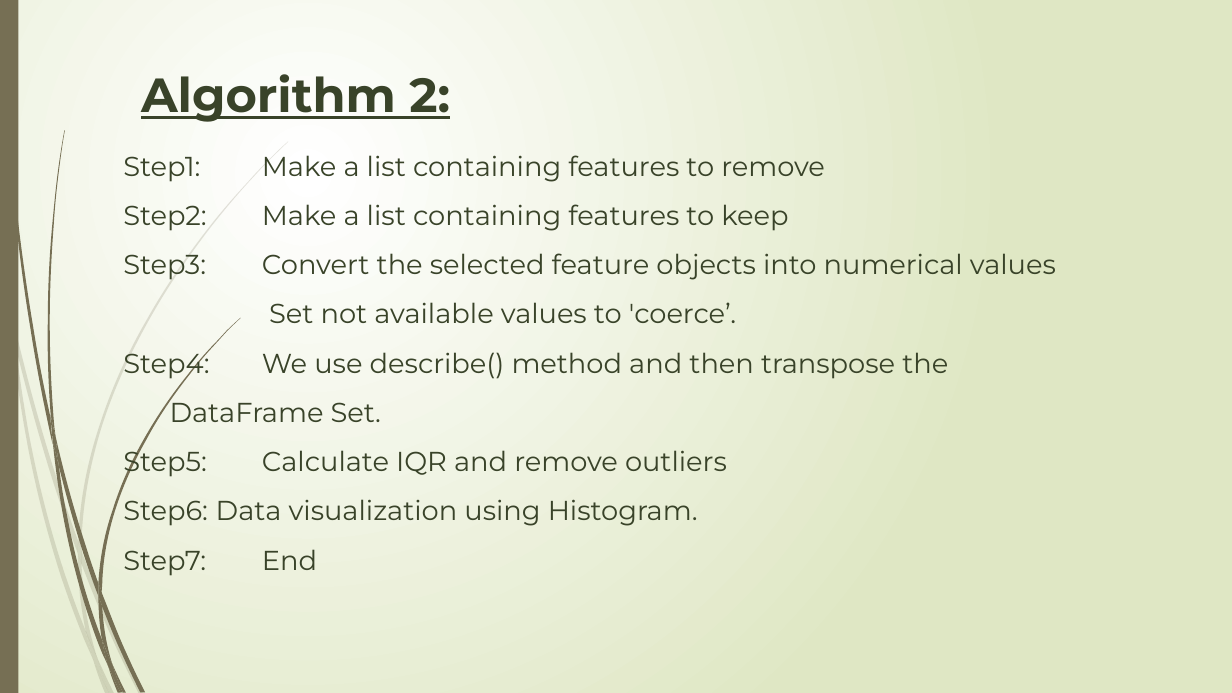
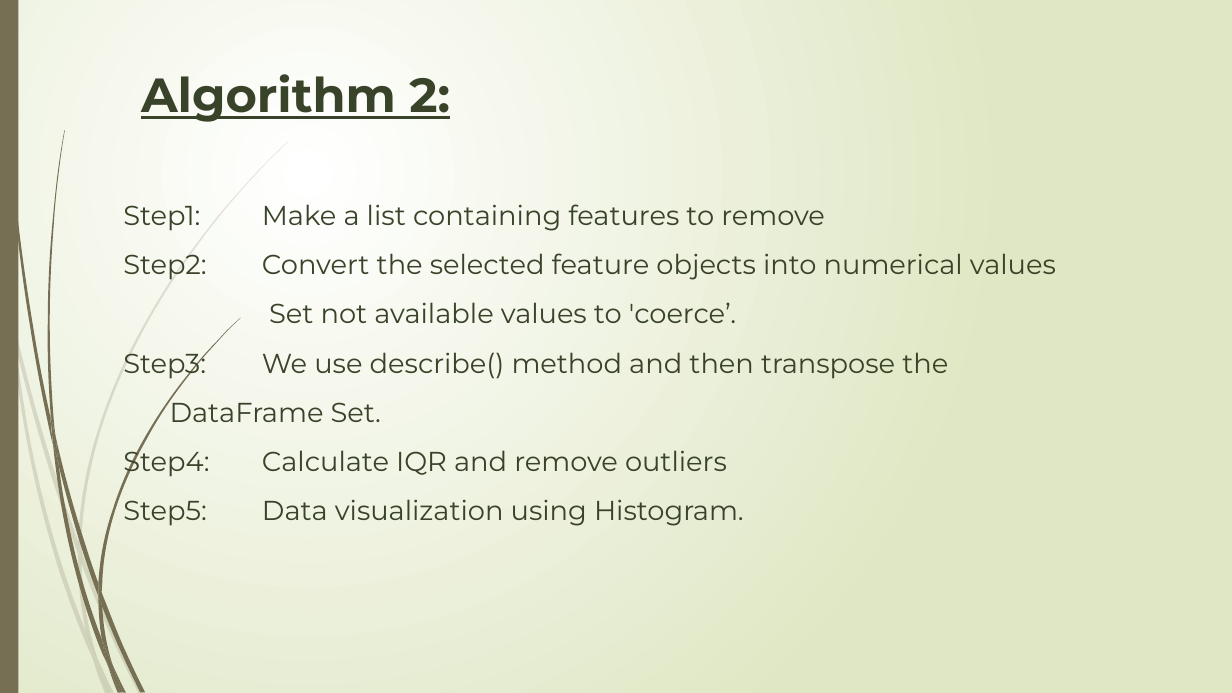
Before and after one commit to NavaneethVijay/vtuproject, a slide deck: slide 15 of Phase-II-Seminar.pptx. Drawn at 1232x693 pixels with LibreOffice and Linux fonts; fonts in the diff are those of the drawing. Boxes give left, top, right and bottom in pixels: in the first picture for what was removed or moved away, otherwise in the second. Text is boxed around its words. In the diff, an @@ line names an element or a change of style, - is before the commit and + after.

```diff
--- a/Phase-II-Seminar.pptx
+++ b/Phase-II-Seminar.pptx
@@ title at bbox=[123, 204, 1056, 526]: text changed @@
-Step1: Make a list containing features to remove
-Step2: Make a list containing features to keep
-Step3: Convert the selected feature objects into numerical values
-Set not available values to 'coerce’.
-Step4: We use describe() method and then transpose the DataFrame Set.
-Step5: Calculate IQR and remove outliers
-Step6: Data visualization using Histogram.
-Step7: End
+Step1: Make a list containing features to remove
+Step2: Convert the selected feature objects into numerical values
+Set not available values to 'coerce’.
+Step3: We use describe() method and then transpose the DataFrame Set.
+Step4: Calculate IQR and remove outliers
+Step5: Data visualization using Histogram.
```
Also in this commit, not shown: 7 other slides changed, 1 slide added, 1 slide removed, 8 other files.
